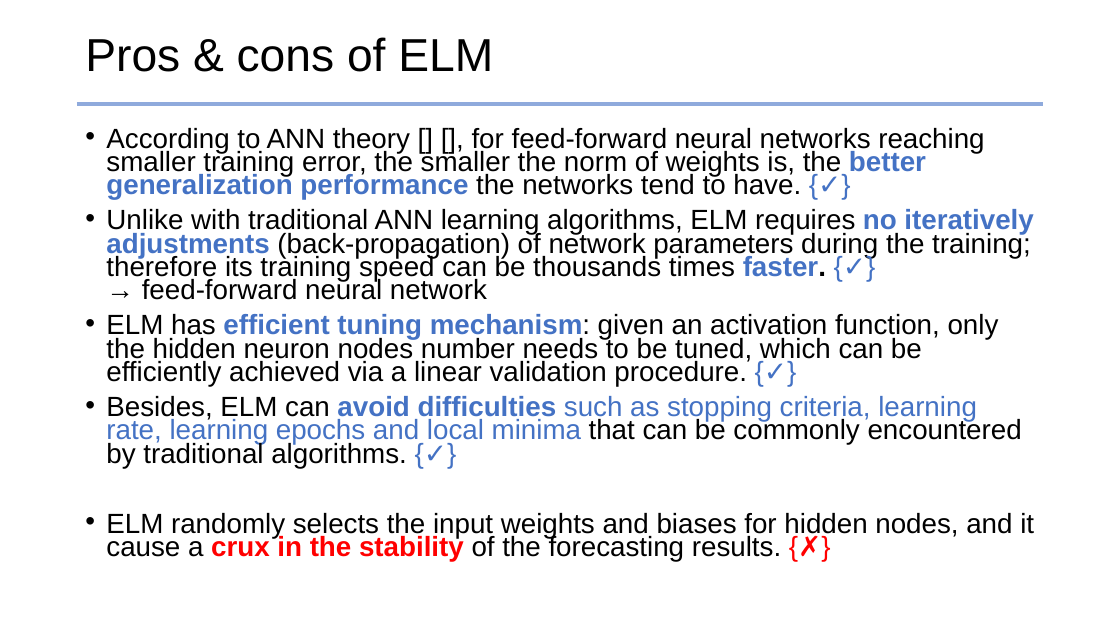
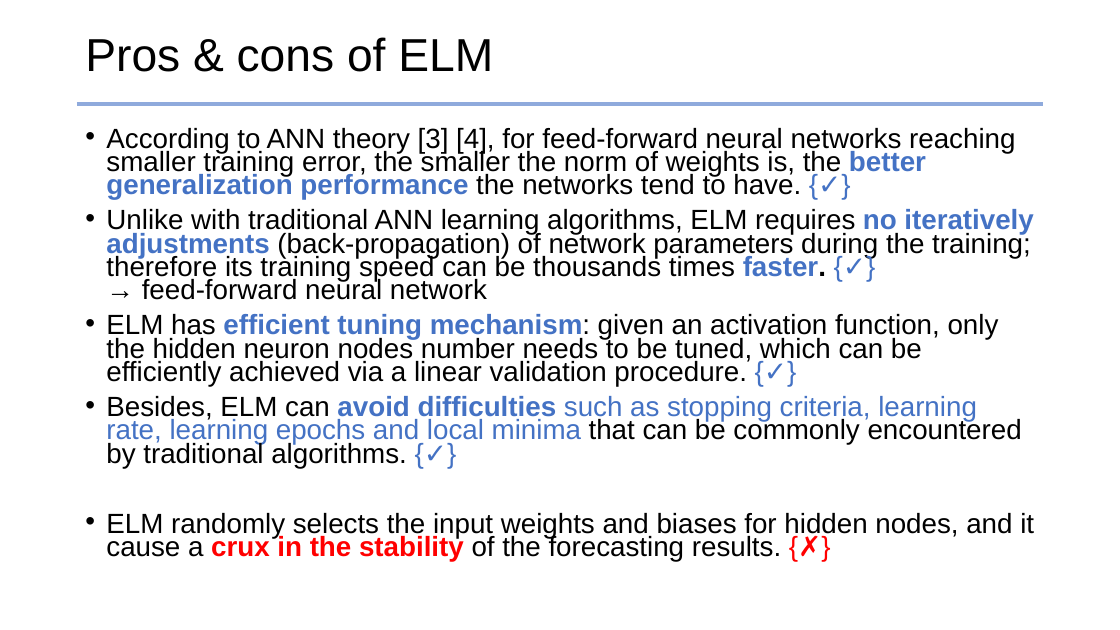
Before and after one commit to jhyun0919/STLF_of_Australian_NEM_by_H-ELM, a slide deck: slide 7 of ppt_slides/prepare_ELM2017_26MAY2017.pptx. Drawn at 1120x630 pixels with LibreOffice and Linux fonts; fonts in the diff are those of the drawing. Boxes give left, top, right and bottom in pixels: in the first picture for what was removed or moved away, otherwise in the second. Text is boxed around its words. In the diff, an @@ line names an element or a change of style, - is before the commit and + after.

```diff
--- a/ppt_slides/prepare_ELM2017_26MAY2017.pptx
+++ b/ppt_slides/prepare_ELM2017_26MAY2017.pptx
@@ text at (106,128,1015,200): text changed @@
-• According to ANN theory [] [], for feed-forward neural networks reaching smaller training error, the smaller the norm of weights is, the better generalization performance the networks tend to have. {✓}
+• According to ANN theory [3] [4], for feed-forward neural networks reaching smaller training error, the smaller the norm of weights is, the better generalization performance the networks tend to have. {✓}
```
Also in this commit, not shown: 8 other slides changed.
